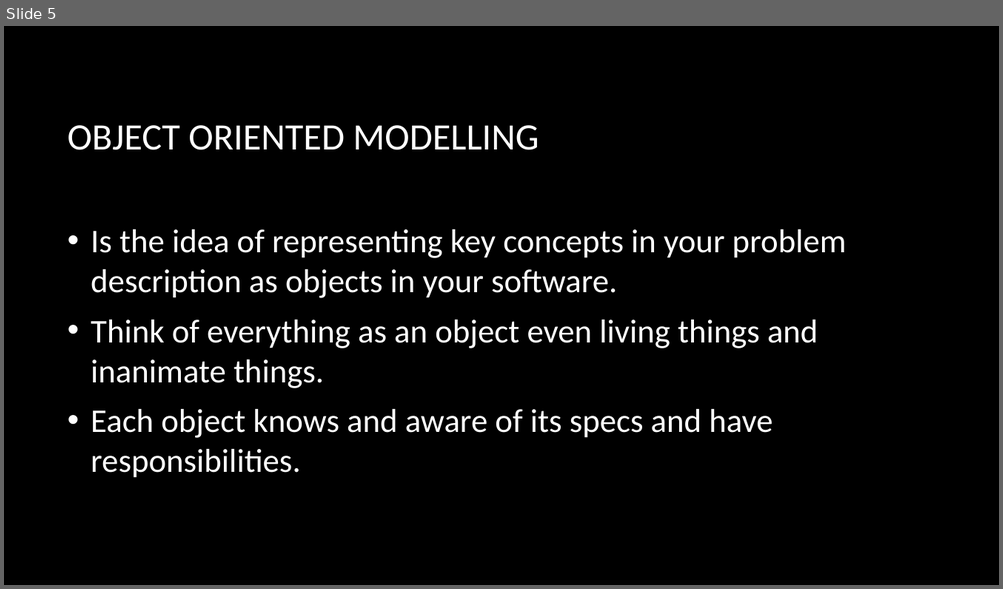
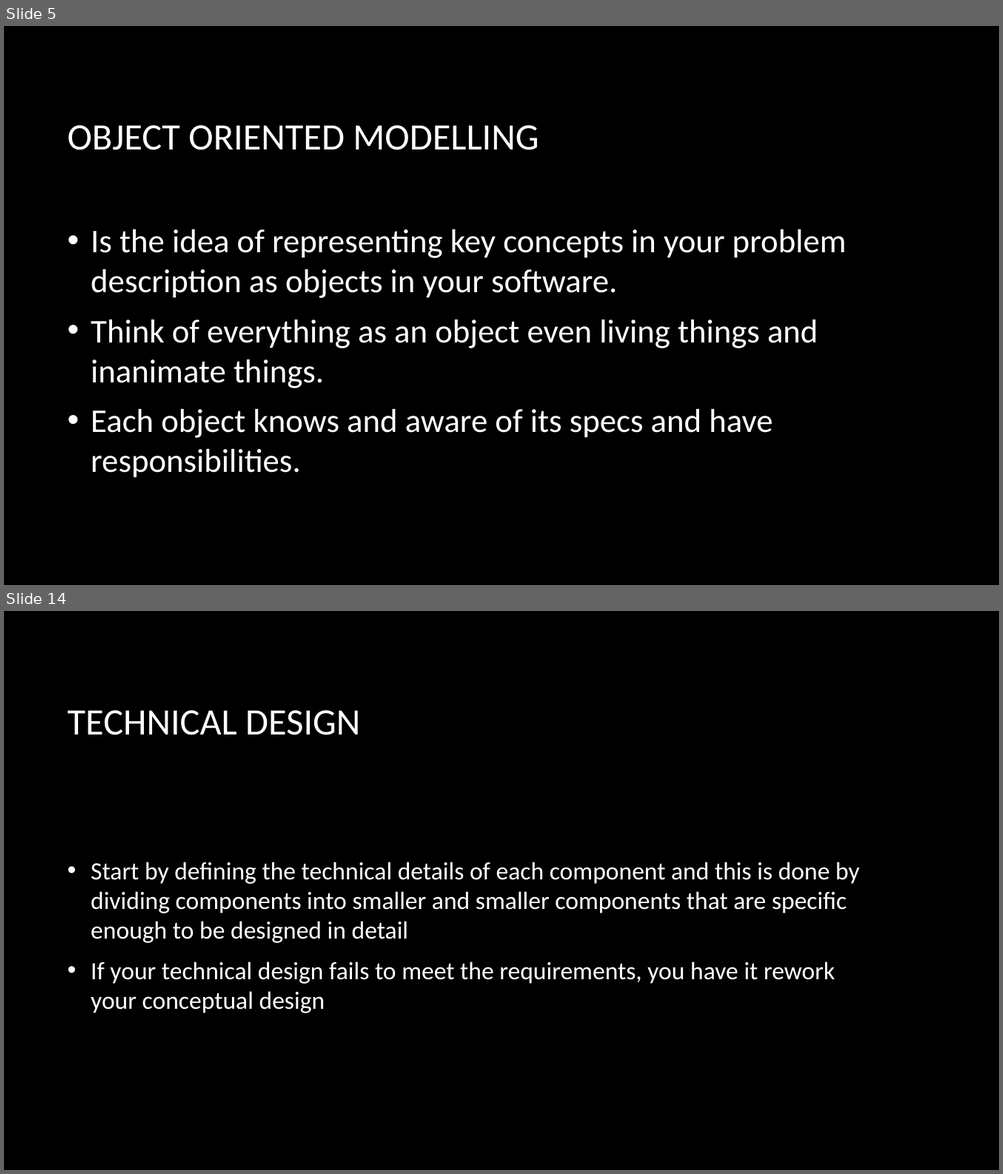
Before and after one commit to ahmedmagdy492/My-Hacking-Tutorails, a slide deck: Study/Object Oriented Design/Week 1 Objectives.pptx. Shown one above the other, each under a label of ours: slide 5 before the commit, slides 5 and 14 after it; the slides between them are not shown. The pictures are 1003x589 and 1003x1174 pixels, drawn with LibreOffice and Linux fonts; fonts in the diff are those of the drawing; background and template pictures are left out. Boxes give left, top, right and bottom in pixels: in the first picture for what was removed or moved away, otherwise in the second. Text is boxed around its words. In the diff, an @@ line names an element or a change of style, - is before the commit and + after.

```diff
--- a/Study/Object Oriented Design/Week 1 Objectives.pptx
+++ b/Study/Object Oriented Design/Week 1 Objectives.pptx
@@ slide 14 added at [4, 611, 999, 1170], background picture (left out) @@
@@ title added at [68, 710, 360, 735], 36 pt, text #FFFFFF @@
+TECHNICAL DESIGN
@@ text added at [91, 862, 859, 1014], 24 pt, text #FFFFFF @@
+• Start by defining the technical details of each component and this is done by dividing components into smaller and smaller components that are specific enough to be designed in detail
+• If your technical design fails to meet the requirements, you have it rework your conceptual design
```
Also in this commit, not shown: 8 other slides added, 11 other files.
